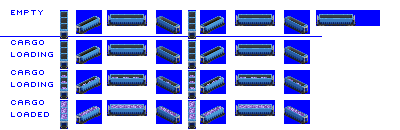
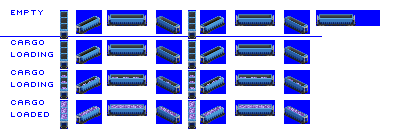
Layer changes from the first w=400, h=130 image to the second:
painted on "hopper" over [110, 14, 353, 109]
